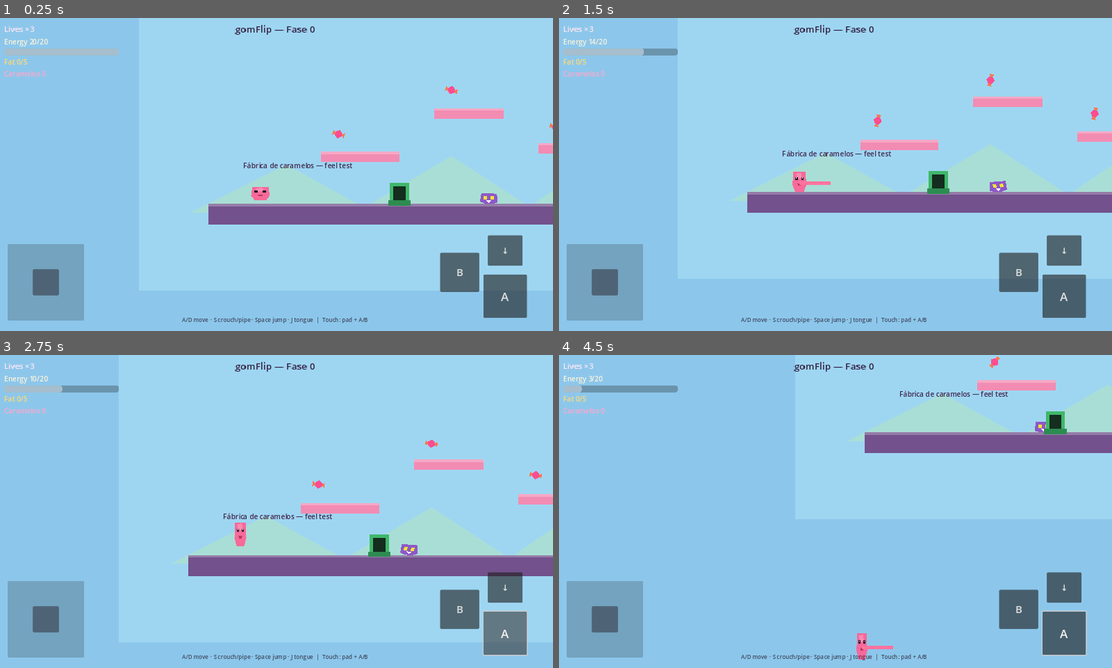
Above: before the commit, frames 1-4 (two rows, left to right).
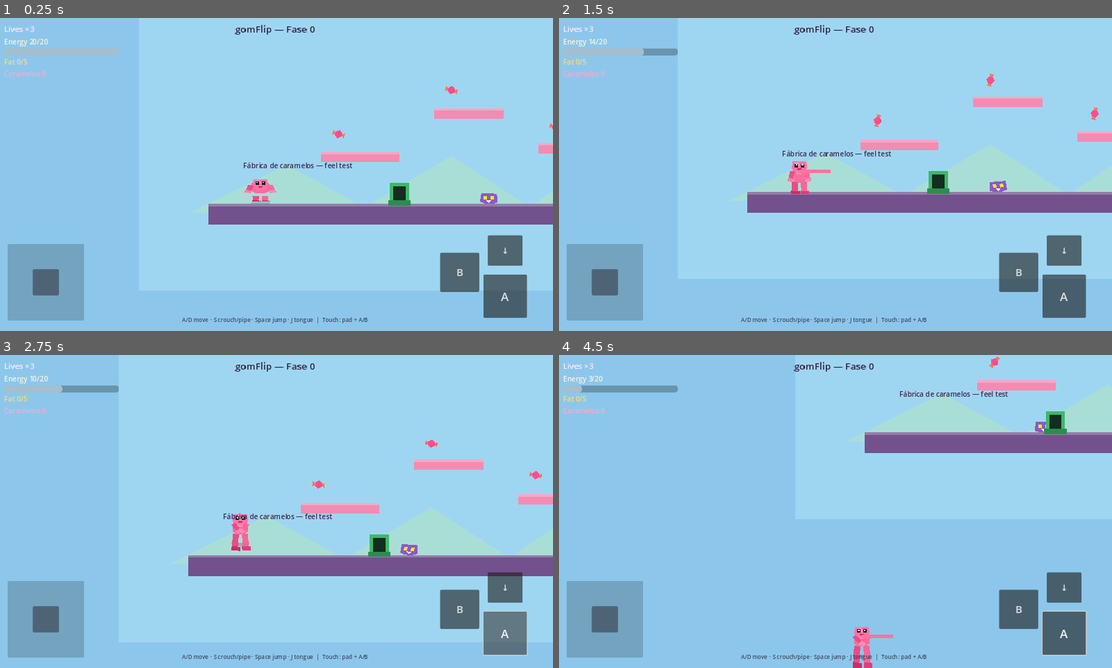
Above: after the commit, the same moments.

Repository: InversorIbex/plopflip
Game: Godot game, scene res://scenes/main.tscn
Two runs of this game, one before a commit and one after it. Both use one fixed random seed, a clock stepped at 60 frames per second and the inputs below.
Inputs (mouse positions are in pixels of both pictures, inside the frame that each line leads up to):
- Up to frame 1 (0.25 s): no input
- Up to frame 2 (1.5 s): drag from (835, 174) to (995, 83) at 0.52 s; drag from (724, 190) to (879, 121) at 1.27 s
- Up to frame 3 (2.75 s): click "A" at 2 s
- Up to frame 4 (4.5 s): move the mouse to (890, 442) at 2.77 s; hold A (move_left) 2.78-3.5 s; tap E (interact) at 2.85 s; tap Space (jump) at 3.05 s; drag from (807, 574) to (973, 480) at 3.52 s; move the mouse to (1001, 558) at 4.27 s; hold D (move_right) from 4.28 s (still down); tap J (tongue) at 4.35 s

The runs differ from the first frame. In frame 1, 0.2% of the frame differs, in the area x 44-50%, y 51-60%; in frame 2, 0.3%; in frame 3, 0.3%; in frame 4, 0.4%, in the area x 53-61%, y 86-100%.

Commit message:
Make gummy a biped with stretchy limb nodes
Replace whole-body squash with head/torso/arms/legs nodes that
lengthen in air and compress on crouch/land; keep Fase 0 gameplay.

Co-authored-by: Inversor_IBEX <InversorIbex@users.noreply.github.com>

Diff:
--- a/scenes/player/player.tscn
+++ b/scenes/player/player.tscn
@@ -3,10 +3,10 @@
 [ext_resource type="Script" path="res://scripts/player.gd" id="1_player"]
 
 [sub_resource type="RectangleShape2D" id="RectStand"]
-size = Vector2(28, 48)
+size = Vector2(28, 52)
 
 [sub_resource type="RectangleShape2D" id="RectCrouch"]
-size = Vector2(32, 28)
+size = Vector2(34, 30)
 
 [sub_resource type="CircleShape2D" id="TipShape"]
 radius = 10.0
@@ -18,47 +18,119 @@
 script = ExtResource("1_player")
 
 [node name="CollisionShape2D" type="CollisionShape2D" parent="."]
-position = Vector2(0, -24)
+position = Vector2(0, -26)
 shape = SubResource("RectStand")
 
 [node name="CrouchShape" type="CollisionShape2D" parent="."]
-position = Vector2(0, -14)
+position = Vector2(0, -15)
 shape = SubResource("RectCrouch")
 disabled = true
 
 [node name="Visual" type="Node2D" parent="."]
-position = Vector2(0, -24)
+position = Vector2(0, 0)
 
-[node name="Body" type="Polygon2D" parent="Visual"]
-color = Color(1, 0.38, 0.58, 0.92)
-polygon = PackedVector2Array(-14, -22, 14, -22, 16, 8, 10, 24, -10, 24, -16, 8)
+[node name="Shadow" type="Polygon2D" parent="Visual"]
+z_index = -1
+color = Color(0.15, 0.1, 0.2, 0.22)
+polygon = PackedVector2Array(-16, -2, 16, -2, 12, 4, -12, 4)
 
-[node name="Shine" type="Polygon2D" parent="Visual"]
-color = Color(1, 0.72, 0.82, 0.45)
-polygon = PackedVector2Array(-8, -18, 4, -20, 6, -8, -6, -6)
+[node name="Hip" type="Node2D" parent="Visual"]
+position = Vector2(0, -18)
 
-[node name="EyeL" type="Polygon2D" parent="Visual"]
+[node name="LegL" type="Node2D" parent="Visual/Hip"]
+position = Vector2(-8, 0)
+
+[node name="Limb" type="Polygon2D" parent="Visual/Hip/LegL"]
+color = Color(0.92, 0.28, 0.52, 0.96)
+polygon = PackedVector2Array(-5.5, 0, 5.5, 0, 5, 16, 0, 19, -5, 16)
+
+[node name="Foot" type="Polygon2D" parent="Visual/Hip/LegL"]
+position = Vector2(0, 18)
+color = Color(0.8, 0.18, 0.4, 1)
+polygon = PackedVector2Array(-6, -2, 9, -1, 9, 4, -6, 4)
+
+[node name="LegR" type="Node2D" parent="Visual/Hip"]
+position = Vector2(8, 0)
+
+[node name="Limb" type="Polygon2D" parent="Visual/Hip/LegR"]
+color = Color(1, 0.38, 0.58, 0.96)
+polygon = PackedVector2Array(-5.5, 0, 5.5, 0, 5, 16, 0, 19, -5, 16)
+
+[node name="Foot" type="Polygon2D" parent="Visual/Hip/LegR"]
+position = Vector2(0, 18)
+color = Color(0.88, 0.24, 0.48, 1)
+polygon = PackedVector2Array(-6, -2, 9, -1, 9, 4, -6, 4)
+
+[node name="Torso" type="Node2D" parent="Visual"]
+position = Vector2(0, -30)
+
+[node name="Body" type="Polygon2D" parent="Visual/Torso"]
+color = Color(1, 0.4, 0.6, 0.94)
+polygon = PackedVector2Array(-11, -10, 11, -10, 13, 8, 6, 14, -6, 14, -13, 8)
+
+[node name="Shine" type="Polygon2D" parent="Visual/Torso"]
+color = Color(1, 0.75, 0.85, 0.4)
+polygon = PackedVector2Array(-6, -8, 3, -9, 4, 0, -5, 1)
+
+[node name="ArmL" type="Node2D" parent="Visual/Torso"]
+position = Vector2(-12, -5)
+rotation = 0.35
+
+[node name="Limb" type="Polygon2D" parent="Visual/Torso/ArmL"]
+color = Color(0.92, 0.3, 0.52, 0.96)
+polygon = PackedVector2Array(-4, 0, 4, 0, 3.5, 13, 0, 15, -3.5, 13)
+
+[node name="Hand" type="Polygon2D" parent="Visual/Torso/ArmL"]
+position = Vector2(0, 14)
+color = Color(1, 0.5, 0.68, 1)
+polygon = PackedVector2Array(-4.5, -2, 4.5, -2, 4.5, 4, -4.5, 4)
+
+[node name="ArmR" type="Node2D" parent="Visual/Torso"]
+position = Vector2(12, -5)
+rotation = -0.35
+
+[node name="Limb" type="Polygon2D" parent="Visual/Torso/ArmR"]
+color = Color(1, 0.4, 0.6, 0.96)
+polygon = PackedVector2Array(-4, 0, 4, 0, 3.5, 13, 0, 15, -3.5, 13)
+
+[node name="Hand" type="Polygon2D" parent="Visual/Torso/ArmR"]
+position = Vector2(0, 14)
+color = Color(1, 0.55, 0.72, 1)
+polygon = PackedVector2Array(-4.5, -2, 4.5, -2, 4.5, 4, -4.5, 4)
+
+[node name="Head" type="Node2D" parent="Visual/Torso"]
+position = Vector2(0, -16)
+
+[node name="Skull" type="Polygon2D" parent="Visual/Torso/Head"]
+color = Color(1, 0.45, 0.65, 0.96)
+polygon = PackedVector2Array(-12, -6, 12, -6, 13, 6, 6, 12, -6, 12, -13, 6)
+
+[node name="CheekShine" type="Polygon2D" parent="Visual/Torso/Head"]
+color = Color(1, 0.78, 0.88, 0.45)
+polygon = PackedVector2Array(-8, -4, -1, -5, 0, 2, -7, 3)
+
+[node name="EyeL" type="Polygon2D" parent="Visual/Torso/Head"]
 color = Color(0.12, 0.08, 0.16, 1)
-polygon = PackedVector2Array(-10, -10, -4, -10, -4, -4, -10, -4)
+polygon = PackedVector2Array(-8, -2, -2, -2, -2, 4, -8, 4)
 
-[node name="EyeR" type="Polygon2D" parent="Visual"]
+[node name="EyeR" type="Polygon2D" parent="Visual/Torso/Head"]
 color = Color(0.12, 0.08, 0.16, 1)
-polygon = PackedVector2Array(4, -10, 10, -10, 10, -4, 4, -4)
+polygon = PackedVector2Array(2, -2, 8, -2, 8, 4, 2, 4)
 
-[node name="PupilL" type="Polygon2D" parent="Visual"]
+[node name="PupilL" type="Polygon2D" parent="Visual/Torso/Head"]
 color = Color(1, 1, 1, 1)
-polygon = PackedVector2Array(-8, -9, -6, -9, -6, -7, -8, -7)
+polygon = PackedVector2Array(-6.5, -1, -4, -1, -4, 1, -6.5, 1)
 
-[node name="PupilR" type="Polygon2D" parent="Visual"]
+[node name="PupilR" type="Polygon2D" parent="Visual/Torso/Head"]
 color = Color(1, 1, 1, 1)
-polygon = PackedVector2Array(6, -9, 8, -9, 8, -7, 6, -7)
+polygon = PackedVector2Array(4, -1, 6.5, -1, 6.5, 1, 4, 1)
 
-[node name="Mouth" type="Polygon2D" parent="Visual"]
-color = Color(0.72, 0.22, 0.4, 1)
-polygon = PackedVector2Array(-5, 4, 5, 4, 3, 9, -3, 9)
+[node name="Mouth" type="Polygon2D" parent="Visual/Torso/Head"]
+color = Color(0.7, 0.2, 0.38, 1)
+polygon = PackedVector2Array(-4, 6, 4, 6, 2.5, 9, -2.5, 9)
 
 [node name="Tongue" type="Area2D" parent="."]
-position = Vector2(0, -20)
+position = Vector2(0, -42)
 collision_layer = 16
 collision_mask = 12
 monitoring = false
--- a/scripts/demo_capture.gd
+++ b/scripts/demo_capture.gd
@@ -1,11 +1,12 @@
 extends Node
-## Drive the player briefly and save PNGs (run with: godot -- --demo).
+## Drive the biped and save PNGs showing limb stretch (godot -- --demo).
 
 var player: CharacterBody2D
 var step: int = 0
 var timer: float = 0.0
 var shots: int = 0
 var out_dir: String = ""
+var pending_shot: String = ""
 
 
 func _ready() -> void:
@@ -19,52 +20,86 @@
 		get_tree().quit(1)
 		return
 	print("DEMO: out_dir=", out_dir)
-	_save("01_spawn")
+	_save("01_spawn_biped")
 
 
 func _physics_process(delta: float) -> void:
 	if player == null:
 		return
+	if pending_shot != "":
+		_save(pending_shot)
+		pending_shot = ""
+		_advance()
+		return
+
 	timer += delta
 	match step:
 		0:
 			player.set_touch_axis(1.0)
-			if timer > 0.9:
-				_save("02_running")
+			if timer > 1.0:
+				_save("02_run_stride")
 				_advance()
 		1:
-			player.set_touch_axis(1.0)
-			player.press_jump()
-			_advance()
+			player.set_touch_axis(0.15)
+			if timer < 0.05:
+				player.press_jump()
+			if timer > 0.12 and timer < 0.18:
+				player.press_jump()
+			var leg := float(player.leg_len)
+			if timer > 0.18 and not player.is_on_floor() and leg >= 1.2:
+				_save("03_jump_legs_long")
+				_advance()
+			elif timer > 0.85:
+				# Force a readable mid-air stretch pose for media
+				player.global_position = Vector2(260, -160)
+				player.velocity = Vector2(40, -260)
+				player.leg_len = 1.85
+				player.arm_len = 1.45
+				player.leg_len_vel = 0.0
+				player.arm_len_vel = 0.0
+				player.torso_sy = 1.12
+				player.is_crouching = false
+				pending_shot = "03_jump_legs_long"
 		2:
-			player.set_touch_axis(1.0)
-			if timer > 0.28:
-				player.press_jump()
-				_save("03_air_stretch")
+			player.set_touch_axis(0.35)
+			if timer > 1.0:
+				player.set_touch_axis(0.0)
 				_advance()
 		3:
-			player.set_touch_axis(1.0)
-			if timer > 0.7:
-				player.set_touch_axis(0.0)
+			# Plant on open ground; disable pipes so ↓ crouch does not warp
+			if timer < 0.1:
+				for p in get_tree().get_nodes_in_group("pipes"):
+					p.set("busy", true)
+					p.set_process(false)
+				player.global_position = Vector2(160, -10)
+				player.velocity = Vector2.ZERO
+				player.invuln_timer = 0.0
+				player.visual.modulate = Color(1, 1, 1, 1)
+			player.set_touch_axis(0.0)
+			player.set_touch_down(true)
+			var leg := float(player.leg_len)
+			if timer > 0.6 and leg <= 0.65:
+				print("DEMO crouch pose at ", player.global_position, " leg=", leg)
+				_save("04_crouch_legs_short")
+				player.set_touch_down(false)
+				_advance()
+			elif timer > 1.4:
+				print("DEMO crouch fallback at ", player.global_position, " leg=", leg)
+				_save("04_crouch_legs_short")
+				player.set_touch_down(false)
 				_advance()
 		4:
-			player.set_touch_down(true)
-			if timer > 0.45:
-				_save("04_crouch")
-				player.set_touch_down(false)
+			player.set_touch_axis(1.0)
+			if timer > 0.8:
+				player.press_tongue()
+				_save("05_tongue_biped")
 				_advance()
 		5:
 			player.set_touch_axis(1.0)
-			if timer > 1.0:
-				player.press_tongue()
-				_save("05_tongue")
+			if timer > 1.2:
+				_save("06_stage_biped")
 				_advance()
 		6:
-			player.set_touch_axis(1.0)
-			if timer > 1.6:
-				_save("06_stage_overview")
-				_advance()
-		7:
 			print("DEMO: complete shots=", shots, " dir=", out_dir)
 			get_tree().quit(0)
 
@@ -81,5 +116,6 @@
 		return
 	var path := out_dir.path_join(name + ".png")
 	var err := img.save_png(path)
-	print("DEMO: saved ", path, " err=", err)
+	var leg_v = player.leg_len if player else -1.0
+	print("DEMO: saved ", path, " err=", err, " leg_len=", leg_v, " on_floor=", player.is_on_floor() if player else "?")
 	shots += 1
--- a/scripts/pipe.gd
+++ b/scripts/pipe.gd
@@ -11,6 +11,7 @@
 
 
 func _ready() -> void:
+	add_to_group("pipes")
 	if exit_path:
 		exit_node = get_node_or_null(exit_path)
 	body_entered.connect(_on_body_entered)
--- a/scripts/player.gd
+++ b/scripts/player.gd
@@ -1,5 +1,5 @@
 extends CharacterBody2D
-## Stretchy gummy player — Fase 0 feel prototype (GDD §2, §8.4).
+## Stretchy biped gummy — limbs lengthen/shorten (GDD §2, §8.4).
 
 const SPEED := 220.0
 const JUMP_VELOCITY := -420.0
@@ -7,18 +7,23 @@
 const GRAVITY := 1100.0
 const COYOTE_TIME := 0.12
 const JUMP_BUFFER := 0.09
-const CROUCH_SCALE_Y := 0.55
 const TONGUE_REACH := 72.0
 const TONGUE_DURATION := 0.32
 const INVULN_TIME := 1.0
 
 @onready var visual: Node2D = $Visual
+@onready var hip: Node2D = $Visual/Hip
+@onready var torso: Node2D = $Visual/Torso
+@onready var head: Node2D = $Visual/Torso/Head
+@onready var leg_l: Node2D = $Visual/Hip/LegL
+@onready var leg_r: Node2D = $Visual/Hip/LegR
+@onready var arm_l: Node2D = $Visual/Torso/ArmL
+@onready var arm_r: Node2D = $Visual/Torso/ArmR
 @onready var body_shape: CollisionShape2D = $CollisionShape2D
 @onready var crouch_shape: CollisionShape2D = $CrouchShape
 @onready var tongue: Area2D = $Tongue
 @onready var tongue_visual: Line2D = $Tongue/TongueLine
 @onready var tongue_tip: CollisionShape2D = $Tongue/Tip
-@onready var anim_squash: Node2D = $Visual
 
 var facing: float = 1.0
 var coyote_timer: float = 0.0
@@ -30,10 +35,20 @@
 var invuln_timer: float = 0.0
 var was_on_floor: bool = false
 var land_squash: float = 0.0
-var stretch_spring: Vector2 = Vector2.ONE
-var stretch_vel: Vector2 = Vector2.ZERO
-
-## Virtual / touch overrides from HUD (−1..1 horizontal, bools)
+var run_phase: float = 0.0
+
+## Limb springs (length scale along local Y). 1.0 = rest length.
+var leg_len: float = 1.0
+var leg_len_vel: float = 0.0
+var arm_len: float = 1.0
+var arm_len_vel: float = 0.0
+var torso_sy: float = 1.0
+var torso_sy_vel: float = 0.0
+var torso_sx: float = 1.0
+var torso_sx_vel: float = 0.0
+var hip_y_offset: float = 0.0
+
+## Virtual / touch overrides from HUD
 var touch_axis: float = 0.0
 var touch_down: bool = false
 var touch_jump_pressed: bool = false
@@ -56,7 +71,7 @@
 	_handle_move(delta)
 	_handle_jump()
 	_handle_tongue(delta)
-	_update_stretch(delta)
+	_update_limb_feel(delta)
 	move_and_slide()
 	_post_move_feedback()
 	_check_enemy_contact()
@@ -70,7 +85,7 @@
 		coyote_timer = maxf(0.0, coyote_timer - delta)
 	jump_buffer_timer = maxf(0.0, jump_buffer_timer - delta)
 	invuln_timer = maxf(0.0, invuln_timer - delta)
-	land_squash = move_toward(land_squash, 0.0, delta * 4.0)
+	land_squash = move_toward(land_squash, 0.0, delta * 3.5)
 
 
 func _handle_gravity(delta: float) -> void:
@@ -115,10 +130,13 @@
 		facing = signf(axis)
 		velocity.x = axis * speed
 		GameState.tick_move_drain(delta, true)
-		visual.scale.x = absf(visual.scale.x) * facing
+		if is_on_floor():
+			run_phase += delta * 10.0 * absf(axis)
 	else:
 		velocity.x = move_toward(velocity.x, 0.0, speed * 8.0 * delta)
 		GameState.tick_move_drain(delta, false)
+		if is_on_floor():
+			run_phase = move_toward(run_phase, 0.0, delta * 6.0)
 
 
 func _handle_jump() -> void:
@@ -129,23 +147,28 @@
 	if jump_buffer_timer <= 0.0:
 		return
 
-	# Ground / coyote jump
 	if coyote_timer > 0.0 and not is_crouching:
 		if GameState.spend_energy(GameState.COST_JUMP):
 			velocity.y = JUMP_VELOCITY * GameState.jump_mult()
 			coyote_timer = 0.0
 			jump_buffer_timer = 0.0
 			can_double_jump = true
-			_impulse_stretch(Vector2(0.75, 1.35))
-		return
-
-	# Double jump — always available when airborne + energy (GDD)
+			# Prep compress then air stretch impulse on legs
+			leg_len = 0.55
+			leg_len_vel = 4.5
+			torso_sy = 0.85
+			torso_sx = 1.2
+		return
+
 	if can_double_jump and not is_on_floor() and not GameState.is_low_energy():
 		if GameState.spend_energy(GameState.COST_DOUBLE_JUMP):
 			velocity.y = DOUBLE_JUMP_VELOCITY * GameState.jump_mult()
 			can_double_jump = false
 			jump_buffer_timer = 0.0
-			_impulse_stretch(Vector2(0.7, 1.45))
+			leg_len = 1.55
+			leg_len_vel = 2.0
+			arm_len = 1.25
+			torso_sy = 1.2
 
 
 func _handle_tongue(delta: float) -> void:
@@ -167,7 +190,6 @@
 		touch_tongue_pressed = false
 		if GameState.spend_energy(GameState.COST_TONGUE):
 			_start_tongue()
-		# else: no energy feedback — HUD flashes via energy_changed
 
 
 func _start_tongue() -> void:
@@ -186,50 +208,135 @@
 	tongue_visual.visible = false
 
 
-func _impulse_stretch(target: Vector2) -> void:
-	stretch_spring = target
-	stretch_vel = Vector2.ZERO
-
-
-func _update_stretch(delta: float) -> void:
-	# Spring toward resting scale with squash on land / crouch
-	var rest := Vector2.ONE
+func _spring_toward(current: float, velocity: float, target: float, stiffness: float, damping: float, delta: float) -> Vector2:
+	var force := (target - current) * stiffness - velocity * damping
+	velocity += force * delta
+	current += velocity * delta
+	return Vector2(current, velocity)
+
+
+func _update_limb_feel(delta: float) -> void:
+	var target_leg := 1.0
+	var target_arm := 1.0
+	var target_torso_y := 1.0
+	var target_torso_x := 1.0
+	var target_hip_y := 0.0
+	var arm_swing := 0.0
+	var leg_swing := 0.0
+
 	if is_crouching:
-		rest = Vector2(1.25, CROUCH_SCALE_Y)
+		# Short thick legs, readable head/torso still person-shaped
+		target_leg = 0.45
+		target_arm = 0.8
+		target_torso_y = 0.88
+		target_torso_x = 1.18
+		target_hip_y = 8.0
+		arm_swing = 0.7
 	elif not is_on_floor():
-		var air := clampf(absf(velocity.y) / 420.0, 0.0, 0.5)
-		rest = Vector2(1.0 - air * 0.45, 1.0 + air * 0.6)
-	rest.x *= (1.0 + land_squash * 0.35)
-	rest.y *= (1.0 - land_squash * 0.4)
-
-	# Soft spring — readable jelly squash/stretch (Fase 0 feel)
-	var stiffness := 55.0
-	var damping := 9.0
-	var force := (rest - stretch_spring) * stiffness - stretch_vel * damping
-	stretch_vel += force * delta
-	stretch_spring += stretch_vel * delta
-	# Clamp so extreme impulses stay readable, not broken
-	stretch_spring.x = clampf(stretch_spring.x, 0.55, 1.55)
-	stretch_spring.y = clampf(stretch_spring.y, 0.45, 1.7)
-
-	var w := GameState.width_mult()
-	visual.scale = Vector2(stretch_spring.x * w * facing, stretch_spring.y)
-	# Keep logical hitbox width growing with fat (GDD: hitbox more stable than mesh, width grows)
+		# Air: legs clearly elongate (jump up + long fall)
+		var up := clampf(-velocity.y / 380.0, 0.0, 1.0)
+		var fall := clampf(velocity.y / 480.0, 0.0, 1.0)
+		target_leg = 1.05 + up * 0.95 + fall * 0.7
+		target_arm = 1.0 + up * 0.55 + fall * 0.2
+		target_torso_y = 1.0 + up * 0.18 - fall * 0.06
+		target_torso_x = 1.0 - up * 0.1 + fall * 0.06
+		# Arms lift / reach; keep angle readable (not full T-pose)
+		arm_swing = -0.9 - up * 0.25
+		leg_swing = 0.12
+	else:
+		# Ground: run stride lengthens trailing / leading legs alternately
+		var moving := absf(velocity.x) > 20.0
+		if moving:
+			var stride := sin(run_phase)
+			leg_swing = stride * 0.55
+			arm_swing = -stride * 0.7
+			target_leg = 1.0 + absf(stride) * 0.22
+			target_arm = 1.0 + absf(stride) * 0.12
+			target_torso_y = 1.0 - absf(stride) * 0.04
+		# Landing squash compresses legs hard
+		if land_squash > 0.05:
+			target_leg = lerpf(target_leg, 0.45, land_squash)
+			target_torso_y = lerpf(target_torso_y, 0.78, land_squash)
+			target_torso_x = lerpf(target_torso_x, 1.25, land_squash)
+			target_hip_y = land_squash * 8.0
+
+	var leg_s := _spring_toward(leg_len, leg_len_vel, target_leg, 95.0, 12.0, delta)
+	leg_len = clampf(leg_s.x, 0.28, 2.0)
+	leg_len_vel = leg_s.y
+
+	var arm_s := _spring_toward(arm_len, arm_len_vel, target_arm, 80.0, 11.0, delta)
+	arm_len = clampf(arm_s.x, 0.45, 1.65)
+	arm_len_vel = arm_s.y
+
+	var ty := _spring_toward(torso_sy, torso_sy_vel, target_torso_y, 65.0, 11.0, delta)
+	torso_sy = clampf(ty.x, 0.55, 1.4)
+	torso_sy_vel = ty.y
+
+	var tx := _spring_toward(torso_sx, torso_sx_vel, target_torso_x, 65.0, 11.0, delta)
+	torso_sx = clampf(tx.x, 0.7, 1.45)
+	torso_sx_vel = tx.y
+
+	hip_y_offset = move_toward(hip_y_offset, target_hip_y, delta * 80.0)
+
+	# Apply facing on root only (no whole-body Y squash). Slight uniform size for readable limbs.
+	var fat_w := GameState.width_mult()
+	const VISUAL_SIZE := 1.35
+	visual.scale = Vector2(facing * fat_w * VISUAL_SIZE, VISUAL_SIZE)
+
+	# Hip drops when legs compress so feet stay planted
+	hip.position = Vector2(0, -18 + hip_y_offset)
+	torso.position = Vector2(0, -30 + hip_y_offset * 0.35)
+	torso.scale = Vector2(torso_sx, torso_sy)
+	head.scale = Vector2(1.0 / maxf(torso_sx, 0.01), 1.0 / maxf(torso_sy, 0.01))
+	head.position = Vector2(0, -16 * torso_sy)
+
+	# Legs: length via scale.y; opposite swing when running
+	leg_l.scale = Vector2(1.0, leg_len)
+	leg_r.scale = Vector2(1.0, leg_len)
+	if is_on_floor() and not is_crouching and absf(velocity.x) > 20.0:
+		# Alternate lengths for clear stride
+		var stride := sin(run_phase)
+		leg_l.scale.y = clampf(leg_len * (1.0 + stride * 0.38), 0.35, 2.0)
+		leg_r.scale.y = clampf(leg_len * (1.0 - stride * 0.38), 0.35, 2.0)
+		leg_l.rotation = leg_swing
+		leg_r.rotation = -leg_swing
+	elif is_crouching:
+		leg_l.rotation = 0.35
+		leg_r.rotation = -0.35
+		leg_l.scale.y = leg_len
+		leg_r.scale.y = leg_len
+	else:
+		leg_l.rotation = move_toward(leg_l.rotation, leg_swing * 0.3, delta * 8.0)
+		leg_r.rotation = move_toward(leg_r.rotation, -leg_swing * 0.3, delta * 8.0)
+
+	# Arms: swing + lengthen
+	arm_l.scale = Vector2(1.0, arm_len)
+	arm_r.scale = Vector2(1.0, arm_len)
+	arm_l.rotation = 0.25 + arm_swing
+	arm_r.rotation = -0.25 - arm_swing
+
+	# Tongue follows mouth roughly
+	tongue.position = Vector2(0, torso.position.y + head.position.y * torso.scale.y - 2.0)
+
 	_apply_fat_width()
 
 
 func _apply_fat_width() -> void:
 	var w := GameState.width_mult()
 	if body_shape.shape is RectangleShape2D:
-		(body_shape.shape as RectangleShape2D).size = Vector2(28.0 * w, 48.0)
+		var h := 30.0 if is_crouching else 52.0
+		(body_shape.shape as RectangleShape2D).size = Vector2(28.0 * w, h)
 	if crouch_shape.shape is RectangleShape2D:
-		(crouch_shape.shape as RectangleShape2D).size = Vector2(32.0 * w, 28.0)
+		(crouch_shape.shape as RectangleShape2D).size = Vector2(34.0 * w, 30.0)
 
 
 func _post_move_feedback() -> void:
 	if is_on_floor() and not was_on_floor and velocity.y >= 0.0:
 		land_squash = 1.0
-		_impulse_stretch(Vector2(1.35, 0.65))
+		leg_len = 0.4
+		leg_len_vel = 0.0
+		torso_sy = 0.7
+		torso_sx = 1.35
 	was_on_floor = is_on_floor()
 
 
@@ -242,12 +349,11 @@
 		var col := get_slide_collision(i)
 		var collider := col.get_collider()
 		if collider and collider.is_in_group("enemies"):
-			# Stomp if coming from above
 			if velocity.y > 0.0 and col.get_normal().y < -0.5:
 				if collider.has_method("stomp"):
 					collider.stomp()
 				velocity.y = JUMP_VELOCITY * 0.55
-				_impulse_stretch(Vector2(0.8, 1.2))
+				leg_len = 1.35
 			else:
 				_hurt()
 
@@ -267,7 +373,6 @@
 		body.collect()
 
 
-# --- Touch API for HUD ---
 func set_touch_axis(axis: float) -> void:
 	touch_axis = clampf(axis, -1.0, 1.0)
 
